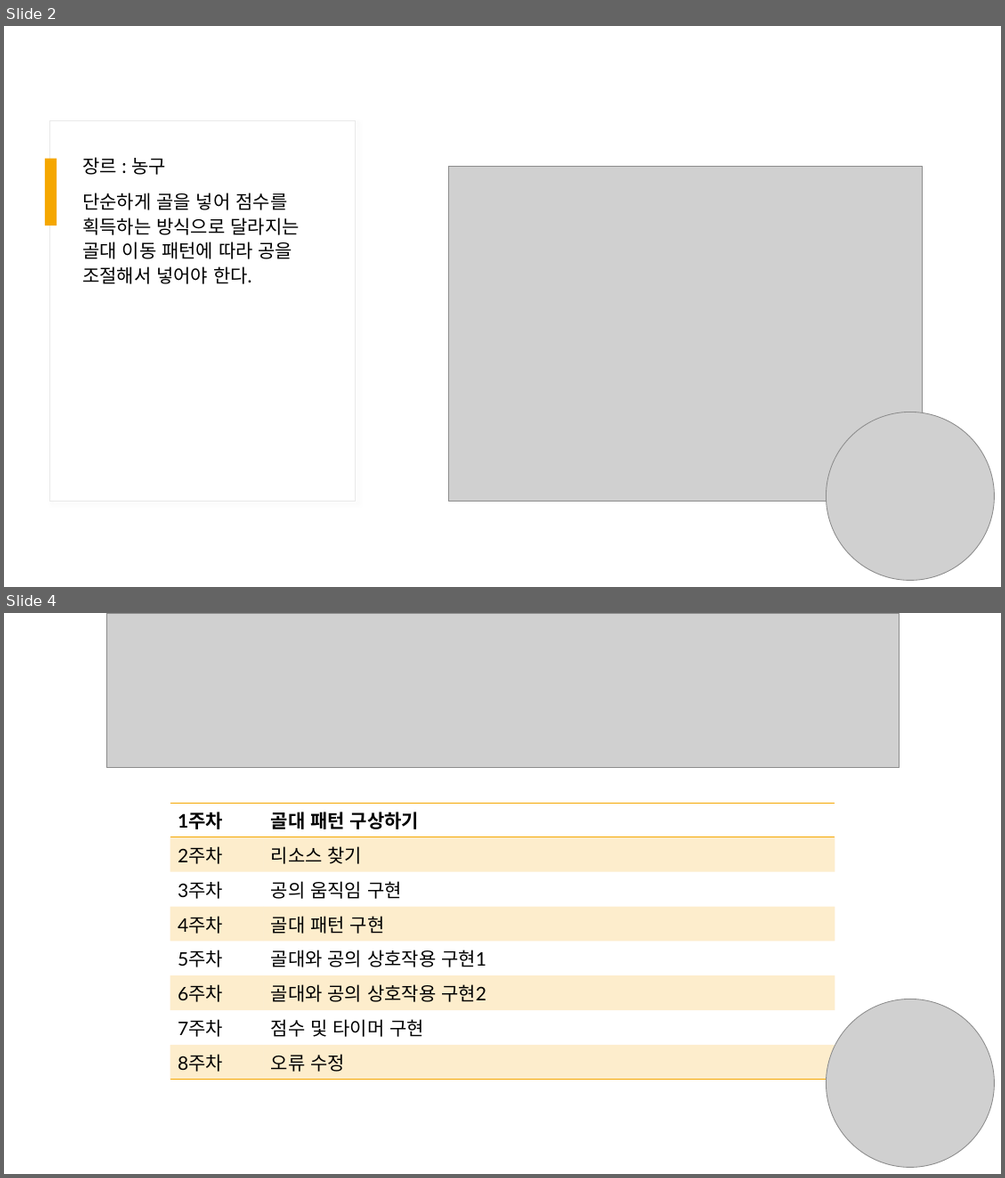
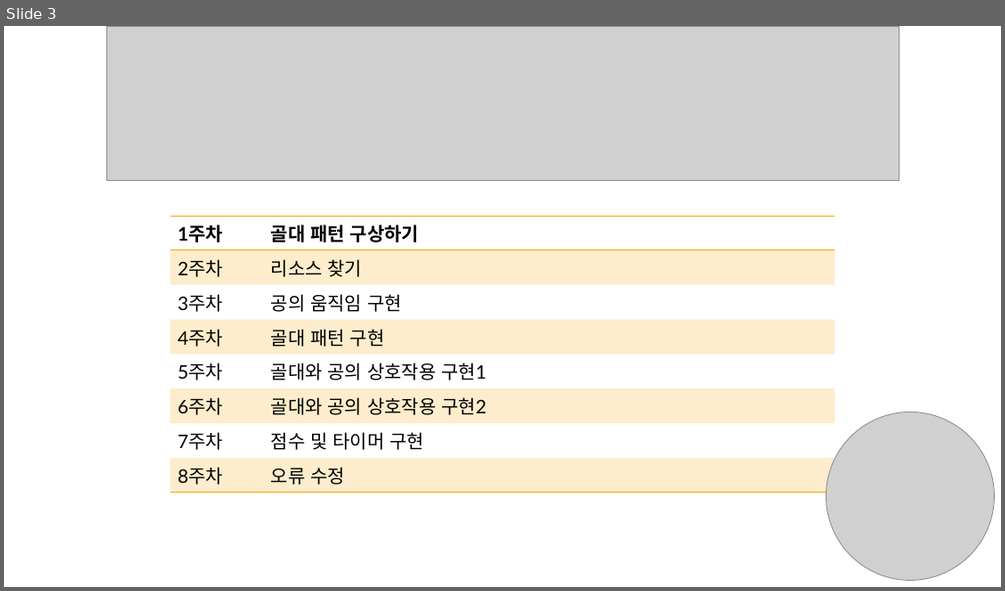
Before and after one commit to imnamejm/PROJECT, a slide deck: 발표/BASKET BALL KING.pptx. Shown one above the other, each under a label of ours: slides 2 and 4 before the commit, slide 3 after it; the slides between them are not shown. The pictures are 1005x1178 and 1005x591 pixels, drawn with LibreOffice and Linux fonts; fonts in the diff are those of the drawing; grey boxes stand for pictures. Boxes give left, top, right and bottom in pixels: in the first picture for what was removed or moved away, otherwise in the second. Text is boxed around its words. In the diff, an @@ line names an element or a change of style, - is before the commit and + after.

```diff
--- a/발표/BASKET BALL KING.pptx
+++ b/발표/BASKET BALL KING.pptx
@@ slide 2 removed at (4, 26, 1001, 587), background #FFFFFF @@
@@ rectangle removed at (49, 121, 356, 501) @@
@@ rectangle removed at (45, 159, 57, 225) @@
@@ text removed at (82, 157, 299, 284) @@
-장르 : 농구
-단순하게 골을 넣어 점수를 획득하는 방식으로 달라지는 골대 이동 패턴에 따라 공을 조절해서 넣어야 한다.
@@ picture removed at (449, 166, 922, 500) @@
@@ picture removed at (825, 412, 994, 580) @@
@@ what was slide 4 is now slide 3 @@
```
Also in this commit, not shown: 1 slide changed, 3 slides added, 1 other slide removed, 2 other files.
